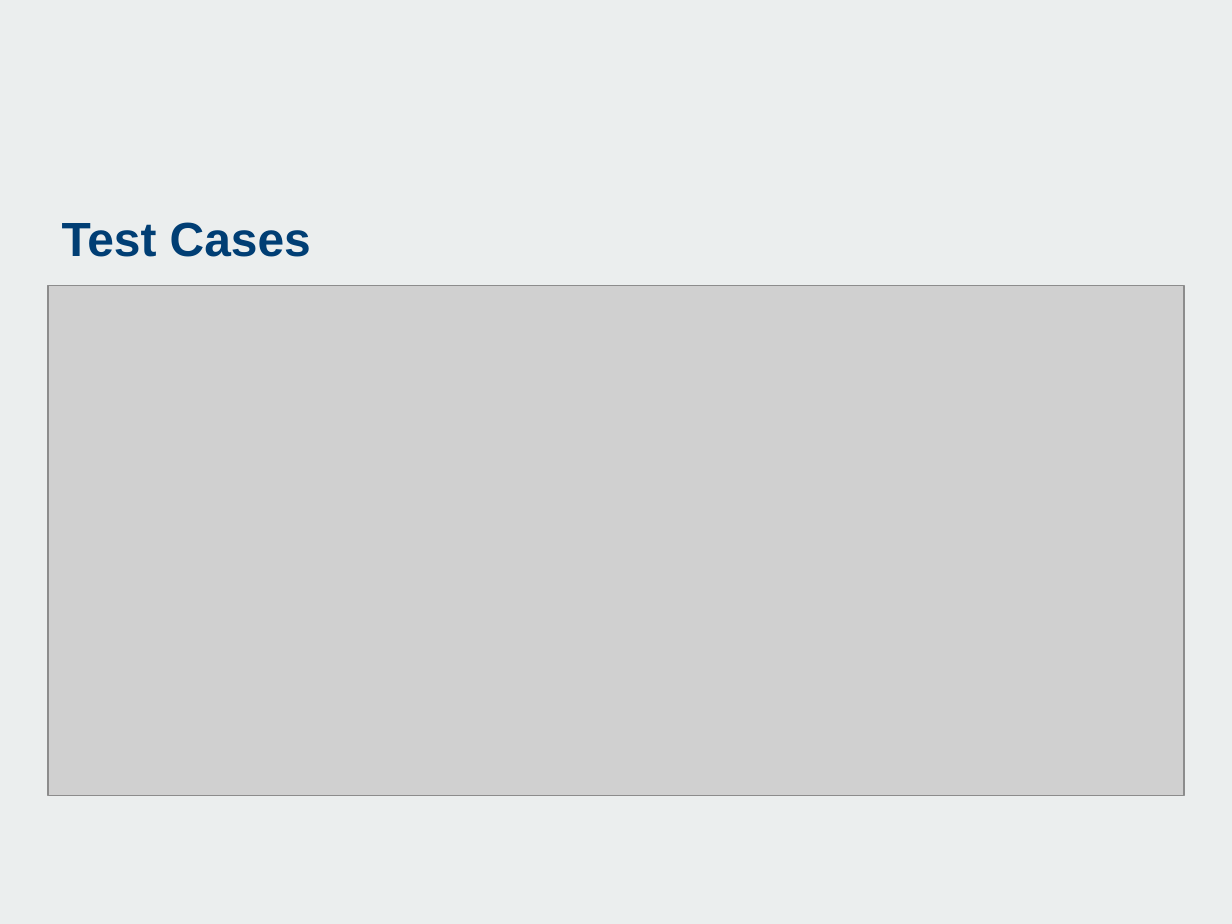
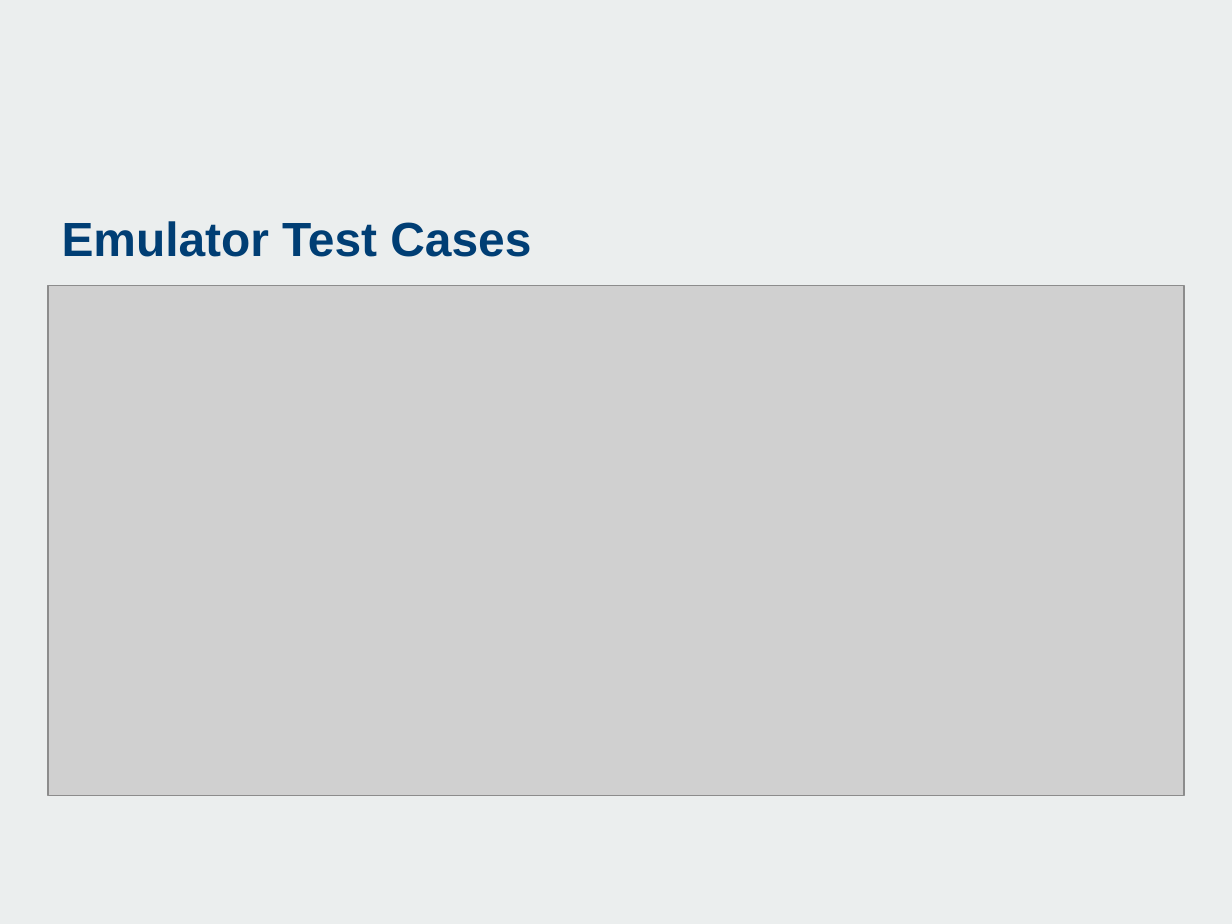
Before and after one commit to SiddhantSingh15/ImpCoin, a slide deck: slide 3 of doc/Group 02.pptx. Drawn at 1232x924 pixels with LibreOffice and Linux fonts; fonts in the diff are those of the drawing; grey boxes stand for pictures; background and template pictures are left out. Boxes give left, top, right and bottom in pixels: in the first picture for what was removed or moved away, otherwise in the second. Text is boxed around its words. In the diff, an @@ line names an element or a change of style, - is before the commit and + after.

```diff
--- a/doc/Group 02.pptx
+++ b/doc/Group 02.pptx
@@ title at <box>62,221,531,257</box>: text changed @@
-Test Cases
+Emulator Test Cases
```
Also in this commit, not shown: 1 other slide changed, 6 slides added, 1 slide removed, 1 other file.
